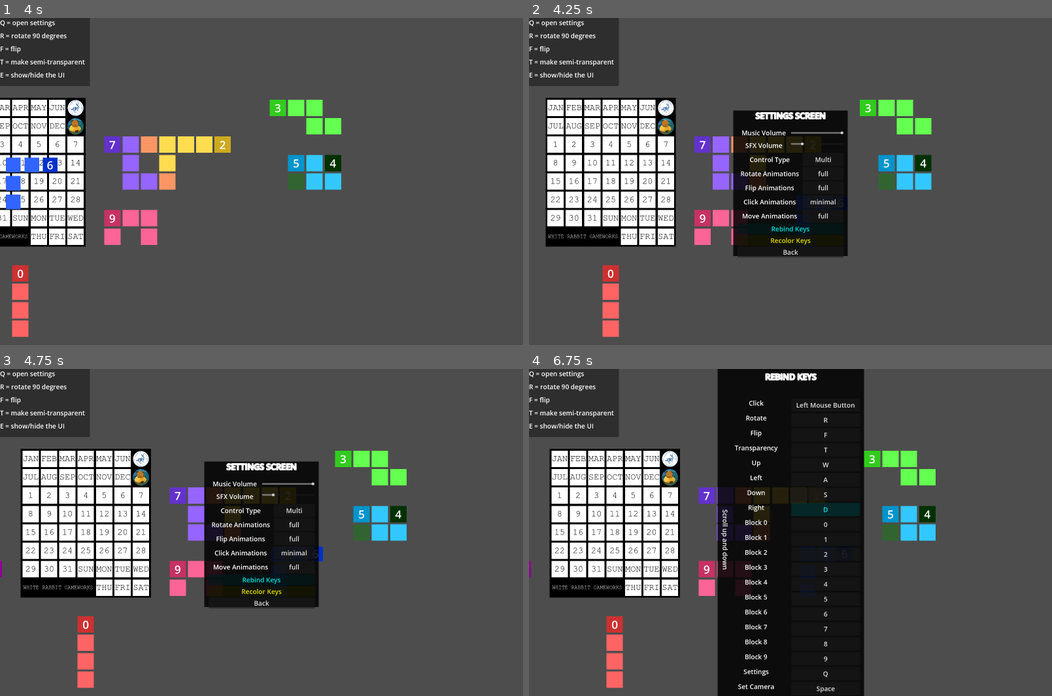
Above: before the commit, frames 1-4 (two rows, left to right).
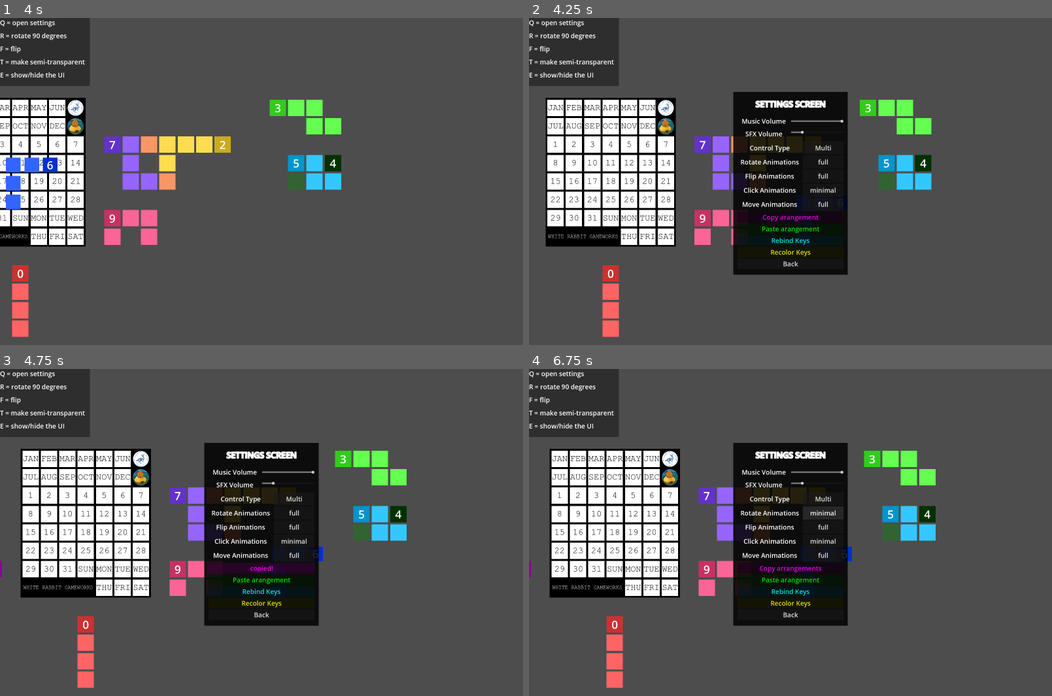
Above: after the commit, the same moments.

Repository: Jasper-Cn/Infinity
Game: Godot game, scene res://scenes/game.tscn
The game is run twice, just before and just after one commit, with the same random seed, the same clock (stepped at 60 frames per second) and the same inputs. Sound files missing from this copy of the repository are replaced by a short silence.
Inputs (mouse positions are in pixels of both pictures, inside the frame that each line leads up to):
- Up to frame 1 (4 s): tap Enter at 0.5 s; move the mouse to (376, 165) at 0.52 s; hold D (Right) 0.53-1.25 s; tap 1 (1) at 0.6 s; click (376, 165) at 0.67 s; tap 2 (2) at 0.8 s; drag from (156, 197) to (235, 246) at 1.27 s; move the mouse to (313, 109) at 2.02 s; hold D (Right) 2.03-2.75 s; tap 3 (3) at 2.1 s; click (313, 109) at 2.17 s; tap 4 (4) at 2.3 s; drag from (235, 246) to (104, 132) at 2.77 s; move the mouse to (418, 230) at 3.52 s; hold A (Left) from 3.53 s (still down); tap 5 (5) at 3.6 s; click (418, 230) at 3.67 s; tap 6 (6) at 3.8 s
- Up to frame 2 (4.25 s): keep holding A (Left); tap Q (Settings) at 4.15 s
- Up to frame 3 (4.75 s): release A (Left) at 4.25 s; click (261, 568) at 4.25 s, where only the run after the commit has a clickable "Copy arangement"
- Up to frame 4 (6.75 s): click (790, 568) at 5 s, where only the run after the commit has a clickable "Copy arrangements"; click (790, 578) at 5.75 s, where only the run after the commit has a clickable "Paste arangement"; click (821, 512) at 6.5 s, where only the run after the commit has a clickable "full"

Frame 1 is identical in both runs. In frame 2, 4.5% of the frame differs, in the area x 39-61%, y 22-79%; in frame 3, 4.6%; in frame 4, 18%, in the area x 36-65%, y 0-100%.

Commit message:
i'll continue to work on this tomorrow, right?

Diff:
--- a/autoloads/event_bus.gd
+++ b/autoloads/event_bus.gd
@@ -5,3 +5,4 @@
 signal update_UI(item: String)
 signal update_subject_color()
 signal drag(selected_num: int)
+signal get_subject_info(subject_num: int)
--- a/autoloads/global.gd
+++ b/autoloads/global.gd
@@ -10,3 +10,4 @@
 var current_popup_page: String
 var animations_type: Array = [0, 0, 1, 0]
 var control_type: int = 0
+var subject_info: Array = ["position.x", "position.y", "rotation_degrees", "scale.x"]
--- a/scenes/settings.tscn
+++ b/scenes/settings.tscn
@@ -8,10 +8,12 @@
 [sub_resource type="StyleBoxFlat" id="StyleBoxFlat_f4mfi"]
 bg_color = Color(0.6, 0.6, 0.6, 0.8627451)
 
-[node name="Settings" type="CanvasLayer" unique_id=271222457 node_paths=PackedStringArray("animations_button", "sfx_slider")]
+[node name="Settings" type="CanvasLayer" unique_id=271222457 node_paths=PackedStringArray("animations_button", "sfx_slider", "copy_button", "timer")]
 script = ExtResource("1_5p8wc")
 animations_button = NodePath("Panel/MarginContainer/VB/HB rotation animations/rotation animations Button")
 sfx_slider = NodePath("Panel/MarginContainer/VB/HBsfx/sfx Slider")
+copy_button = NodePath("Panel/MarginContainer/VB/copy Button")
+timer = NodePath("Timer")
 popup_name = "Settings"
 
 [node name="Panel" type="Panel" parent="." unique_id=401543779]
@@ -22,9 +24,9 @@
 anchor_right = 0.5
 anchor_bottom = 0.5
 offset_left = -280.0
-offset_top = -347.0
+offset_top = -438.0
 offset_right = 280.0
-offset_bottom = 365.0
+offset_bottom = 456.0
 grow_horizontal = 2
 grow_vertical = 2
 size_flags_horizontal = 4
@@ -190,6 +192,18 @@
 layout_mode = 2
 text = "full"
 
+[node name="copy Button" type="Button" parent="Panel/MarginContainer/VB" unique_id=630262424]
+modulate = Color(1, 0, 1, 1)
+custom_minimum_size = Vector2(200, 0)
+layout_mode = 2
+text = "Copy arangement"
+
+[node name="paste Button" type="Button" parent="Panel/MarginContainer/VB" unique_id=759007288]
+modulate = Color(0, 1, 0, 1)
+custom_minimum_size = Vector2(200, 0)
+layout_mode = 2
+text = "Paste arangement"
+
 [node name="Rebind Button" type="Button" parent="Panel/MarginContainer/VB" unique_id=761795313]
 modulate = Color(0, 1, 1, 1)
 custom_minimum_size = Vector2(0, 50)
@@ -214,6 +228,10 @@
 
 [node name="recolor keys" parent="." unique_id=336347478 instance=ExtResource("4_f4mfi")]
 visible = false
+
+[node name="Timer" type="Timer" parent="." unique_id=60310940]
+wait_time = 0.5
+one_shot = true
 
 [connection signal="value_changed" from="Panel/MarginContainer/VB/HBmusic/Music Slider" to="." method="_slider_value_changed" binds= ["Music"]]
 [connection signal="value_changed" from="Panel/MarginContainer/VB/HBsfx/sfx Slider" to="." method="_slider_value_changed" binds= ["SFX"]]
@@ -222,6 +240,9 @@
 [connection signal="pressed" from="Panel/MarginContainer/VB/HB flip animations/flip animations Button" to="." method="_on_animations_button_pressed" flags=18 binds= [1]]
 [connection signal="pressed" from="Panel/MarginContainer/VB/HB click animations/click animations Button" to="." method="_on_animations_button_pressed" flags=18 binds= [2]]
 [connection signal="pressed" from="Panel/MarginContainer/VB/HB move animations/move animations Button" to="." method="_on_animations_button_pressed" flags=18 binds= [3]]
+[connection signal="pressed" from="Panel/MarginContainer/VB/copy Button" to="." method="_on_copy_button_pressed"]
+[connection signal="pressed" from="Panel/MarginContainer/VB/paste Button" to="." method="_on_paste_button_pressed"]
 [connection signal="pressed" from="Panel/MarginContainer/VB/Rebind Button" to="." method="_on_button_pressed" binds= ["Rebind"]]
 [connection signal="pressed" from="Panel/MarginContainer/VB/Recolor Blocks" to="." method="_on_button_pressed" binds= ["Recolor"]]
 [connection signal="pressed" from="Panel/MarginContainer/VB/BackButton" to="." method="_on_back_button_pressed"]
+[connection signal="timeout" from="Timer" to="." method="_on_timer_timeout"]
--- a/scripts/subject.gd
+++ b/scripts/subject.gd
@@ -36,6 +36,7 @@
 	rect_arr = [color_rect_1, color_rect_2, color_rect_3, color_rect_4]
 	EventBus.update_subject_color.connect(_set_color)
 	EventBus.drag.connect(_stop_dragging)
+	EventBus.get_subject_info.connect(_subject_info_dump)
 	_set_color()
 
 
@@ -46,25 +47,7 @@
 				_set_color()
 				z_index += 1
 				if Global.control_type == 1:
-					if Input.is_action_just_pressed("Left"):
-						ideal_global_position.x -= 90
-					if Input.is_action_just_pressed("Right"):
-						ideal_global_position.x += 90
-					if Input.is_action_just_pressed("Up"):
-						ideal_global_position.y -= 90
-					if Input.is_action_just_pressed("Down"):
-						ideal_global_position.y += 90
-					var input_dir := Input.get_vector("Left", "Right", "Up", "Down")
-					if input_dir != Vector2.ZERO:
-						timer += delta
-						if timer >= wait_time:
-							ideal_global_position += ceil(input_dir) * 90
-							wait_time = 0.05
-							timer = 0
-						_tween_position_property()
-					else:
-						timer = 0
-						wait_time = 0.3
+					_control_type_1_subject_movement(delta)
 				elif Global.animations_type[3] == 2:
 					global_position = get_global_mouse_position()
 					global_position = global_position.snapped(Global.TILE_SIZE)
@@ -104,6 +87,28 @@
 			_set_color()
 
 
+func _control_type_1_subject_movement(delta: float) -> void:
+	if Input.is_action_just_pressed("Left"):
+		ideal_global_position.x -= 90
+	if Input.is_action_just_pressed("Right"):
+		ideal_global_position.x += 90
+	if Input.is_action_just_pressed("Up"):
+		ideal_global_position.y -= 90
+	if Input.is_action_just_pressed("Down"):
+		ideal_global_position.y += 90
+	var input_dir := Input.get_vector("Left", "Right", "Up", "Down")
+	if input_dir != Vector2.ZERO:
+		timer += delta
+		if timer >= wait_time:
+			ideal_global_position += ceil(input_dir) * 90
+			wait_time = 0.05
+			timer = 0
+		_tween_position_property()
+	else:
+		timer = 0
+		wait_time = 0.3
+
+
 func _tween_position_property(duration: float = 0.1) -> void:
 	var tweener : Tween = get_tree().create_tween()
 	match Global.animations_type[3]:
@@ -204,3 +209,8 @@
 			else:
 				_set_color()
 		is_touching_mouse = in_area
+
+
+func _subject_info_dump(subject_num: int) -> void:
+	if subject_num == self_number:
+		Global.subject_info = [int(position.x), int(position.y), ideal_rotation_degrees, ideal_scale_x]
--- a/scripts/ui/settings.gd
+++ b/scripts/ui/settings.gd
@@ -2,6 +2,8 @@
 
 @export var animations_button: Button
 @export var sfx_slider: HSlider
+@export var copy_button: Button
+@export var timer: Timer
 
 func _ready() -> void:
 	super()
@@ -50,3 +52,35 @@
 			source.text = "Keyboard"
 		2:
 			source.text = "Mouse"
+
+
+func _on_copy_button_pressed() -> void:
+	var full_subject_info: Array
+	for i in 10:
+		EventBus.get_subject_info.emit(i)
+		Global.subject_info[0] /= 90
+		Global.subject_info[0] += 3
+		Global.subject_info[1] /= 90
+		Global.subject_info[1] += 4
+		Global.subject_info[2] %= 360
+		Global.subject_info[2] /= 90
+		if Global.subject_info[2] < 0:
+			Global.subject_info[2] = 4 + Global.subject_info[1]
+		if Global.subject_info[3] == -1:
+			Global.subject_info[3] = 1
+		else:
+			Global.subject_info[3] = 0
+		full_subject_info.append(Global.subject_info)
+		#print(Global.subject_info)
+	DisplayServer.clipboard_set(str(full_subject_info))
+	copy_button.text = "copied!"
+	timer.start()
+
+
+func _on_timer_timeout() -> void:
+	copy_button.text = "Copy arrangements"
+
+
+func _on_paste_button_pressed() -> void:
+	var a: Variant = str_to_var(DisplayServer.clipboard_get())
+	print(a[0])
